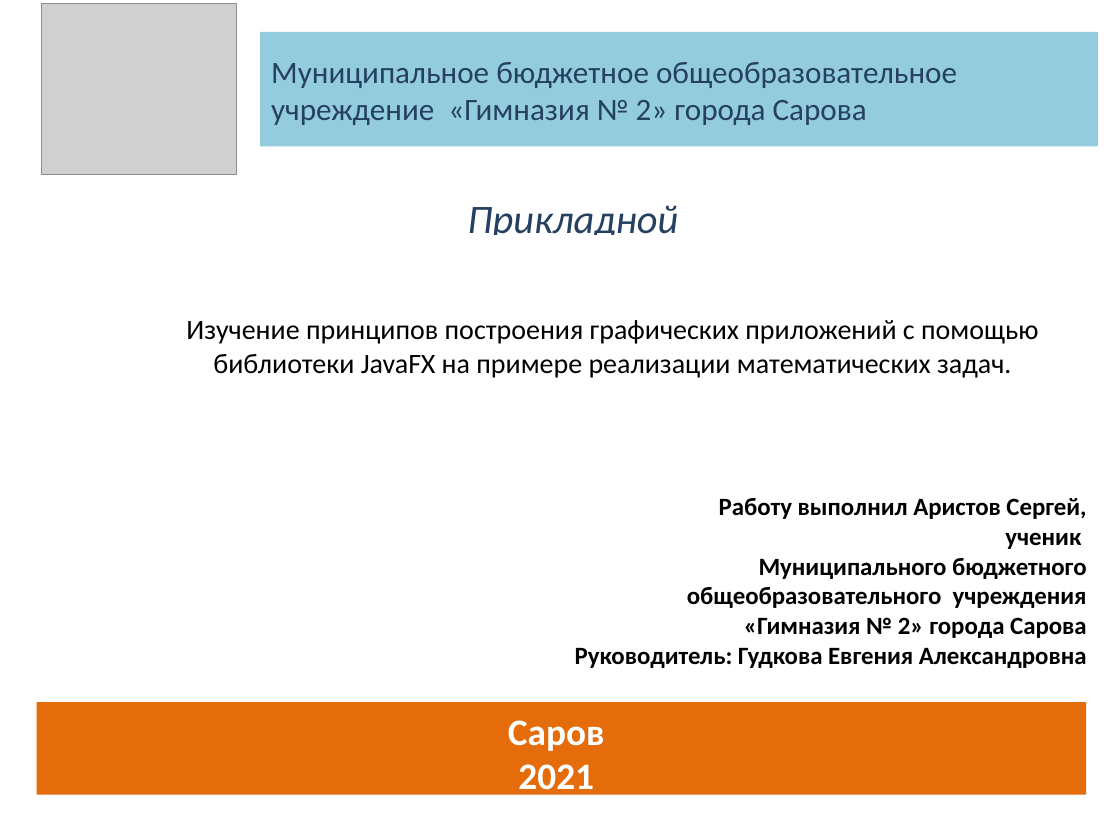
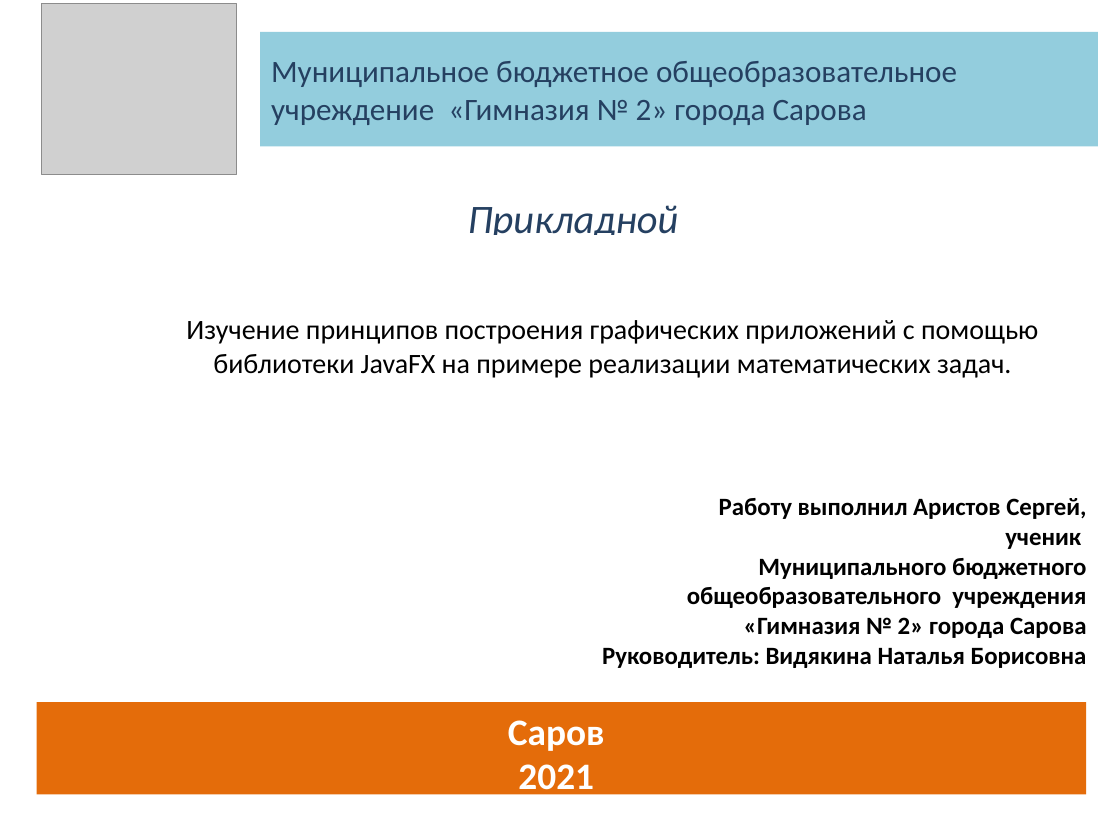
Before and after one commit to CymerR/GFX_1, a slide deck: slide 1 of Презентация.pptx. Drawn at 1120x840 pixels with LibreOffice and Linux fonts; fonts in the diff are those of the drawing; grey boxes stand for pictures. Boxes give left, top, right and bottom in pixels: in the first picture for what was removed or moved away, otherwise in the second. Text is boxed around its words. In the diff, an @@ line names an element or a change of style, - is before the commit and + after.

```diff
--- a/Презентация.pptx
+++ b/Презентация.pptx
@@ text at (602,648,1087,668): text changed @@
-Руководитель: Гудкова Евгения Александровна
+Руководитель: Видякина Наталья Борисовна
```
Also in this commit, not shown: 1 other slide changed, 25 slides added, 2 slides removed, 2 other files.
